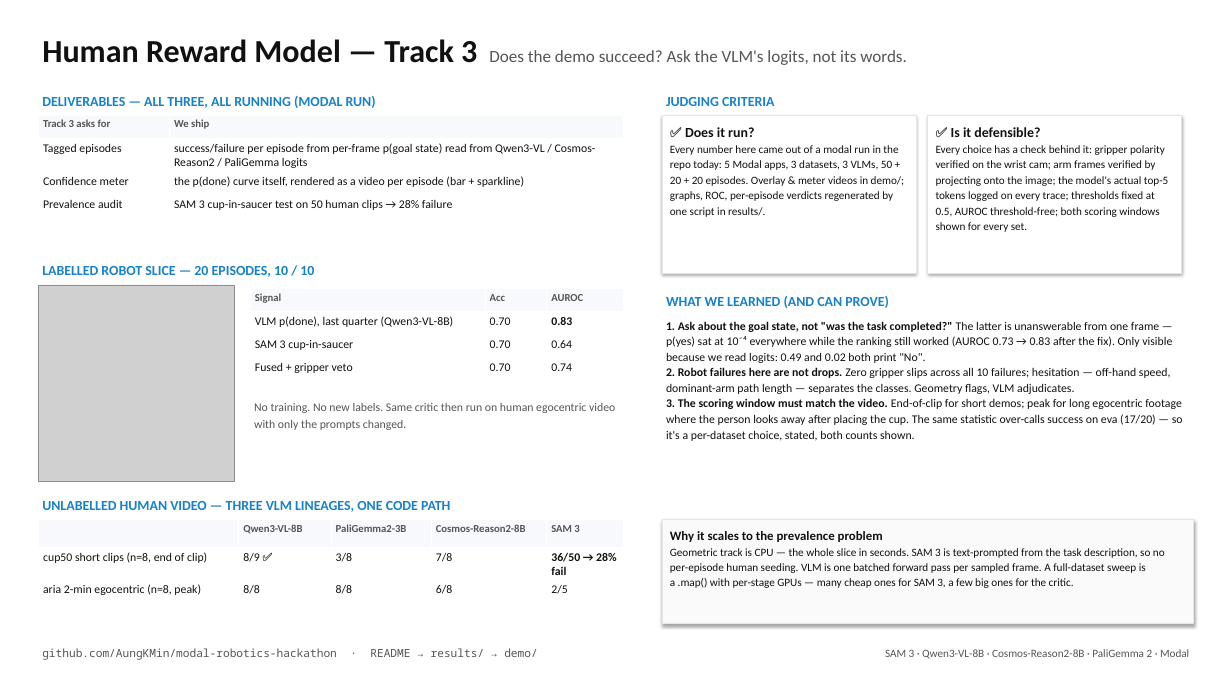
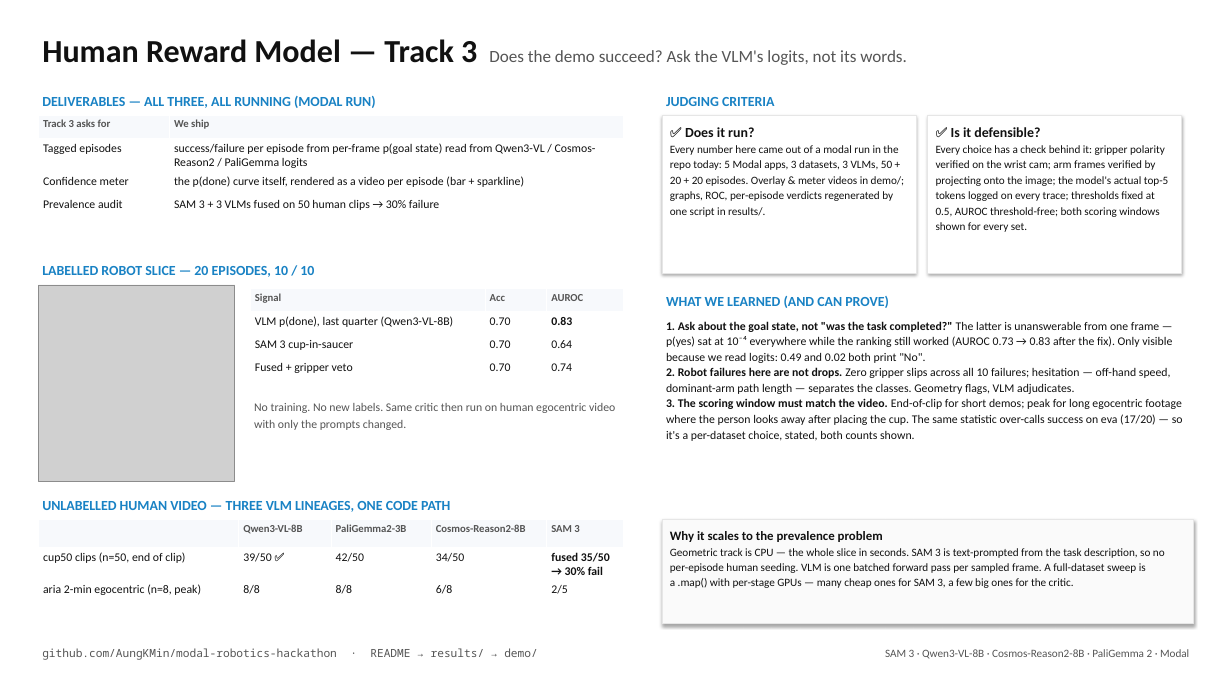
Before and after one commit to AungKMin/modal-robotics-hackathon, a slide deck: slide 1 of SLIDE.pptx. Drawn at 1232x693 pixels with LibreOffice and Linux fonts; fonts in the diff are those of the drawing; grey boxes stand for pictures. Boxes give left, top, right and bottom in pixels: in the first picture for what was removed or moved away, otherwise in the second. Text is boxed around its words. In the diff, an @@ line names an element or a change of style, - is before the commit and + after.

```diff
--- a/SLIDE.pptx
+++ b/SLIDE.pptx
@@ table at (38,116,624,214) @@
-row 4, column 2: SAM 3 cup-in-saucer test on 50 human clips → 28% failure
+row 4, column 2: SAM 3 + 3 VLMs fused on 50 human clips → 30% failure
@@ table at (38,520,624,599) @@
-row 2: cup50 short clips (n=8, end of clip) | 8/9 ✅ | 3/8 | 7/8 | 36/50 → 28% fail
+row 2: cup50 clips (n=50, end of clip) | 39/50 ✅ | 42/50 | 34/50 | fused 35/50 → 30% fail
```
Also in this commit, not shown: 9 other files.
